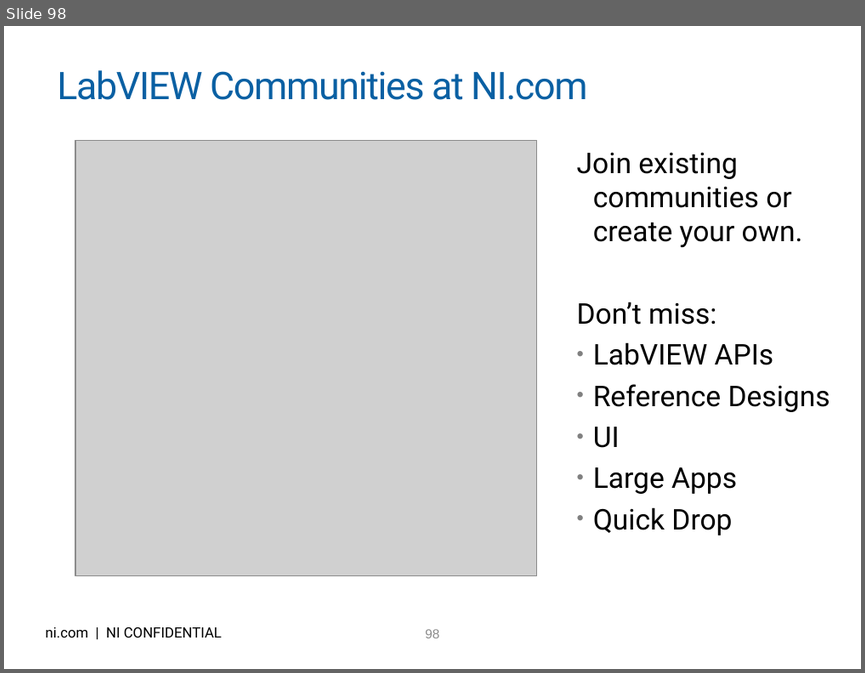
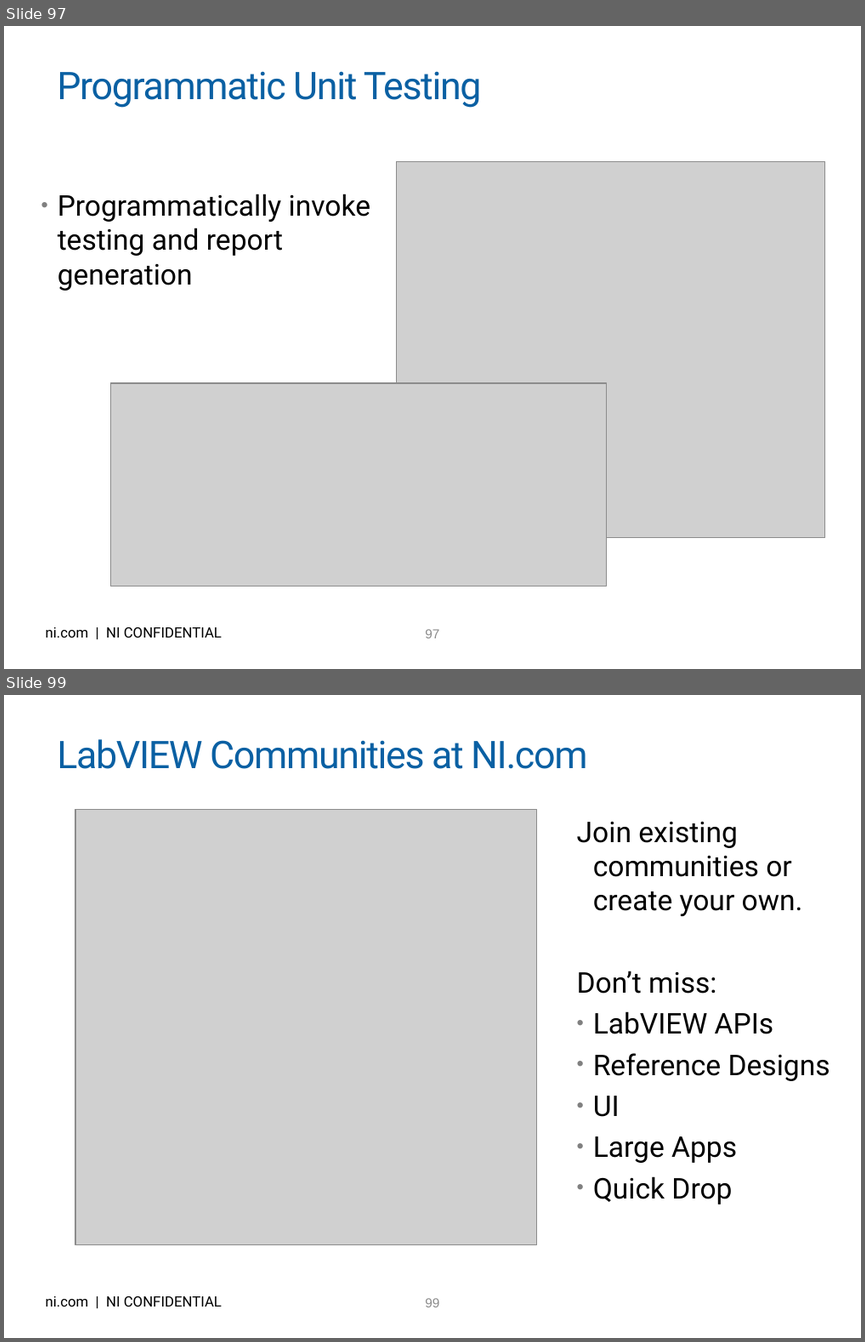
Before and after one commit to njhollenback/Presentations, a slide deck: LV for Advanced Apps - 10 Keys to Success.pptx. Shown one above the other, each under a label of ours: slide 98 before the commit, slides 97 and 99 after it; the slides between them are not shown. The pictures are 865x673 and 865x1342 pixels, drawn with LibreOffice and Linux fonts; fonts in the diff are those of the drawing; grey boxes stand for pictures; background and template pictures are left out. Boxes give left, top, right and bottom in pixels: in the first picture for what was removed or moved away, otherwise in the second. Text is boxed around its words. In the diff, an @@ line names an element or a change of style, - is before the commit and + after.

```diff
--- a/LV for Advanced Apps - 10 Keys to Success.pptx
+++ b/LV for Advanced Apps - 10 Keys to Success.pptx
@@ slide 97 added at [4, 26, 861, 669], background picture (left out); not listed: 2 template elements that a slide beside it also shows @@
@@ title added at [57, 71, 482, 108], 32 pt, text #0A60A3 @@
+Programmatic Unit Testing
@@ picture added at [397, 161, 825, 538] @@
@@ text added at [58, 193, 370, 290], 24 pt, text #000000 @@
+• Programmatically invoke testing and report generation
@@ picture added at [111, 383, 607, 586] @@
@@ what was slide 98 is now slide 99 @@
```
Also in this commit, not shown: 8 slides changed, 3 other slides added, 3 slides removed.
